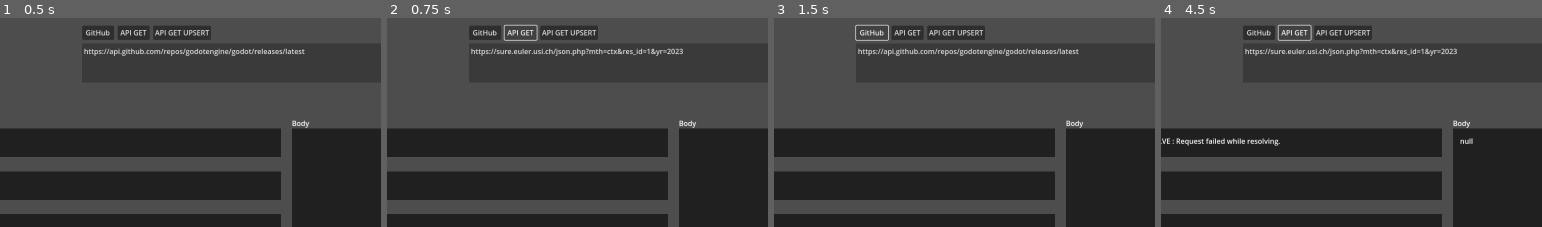
Above: before the commit, frames 1-4 (left to right).
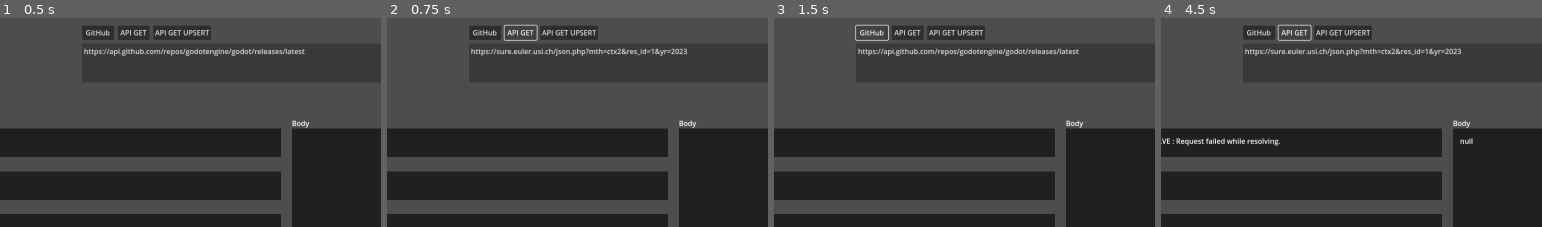
Above: after the commit, the same moments.

Repository: Dherleth/tobys-playground-422
Game: Godot game, scene res://scenes/node.tscn
Same seed, same stepped clock (60 frames per second), same inputs: the game is played once before the commit and once after it.
Inputs:
- Up to frame 1 (0.5 s): no input
- Up to frame 2 (0.75 s): click "API GET" at 0.5 s
- Up to frame 3 (1.5 s): click "GitHub" at 1.25 s
- Up to frame 4 (4.5 s): click "API GET UPSERT" at 2 s; click "Send" at 2.75 s; click "GitHub" at 3.5 s; click "API GET" at 4.25 s
The pictures show only the part of the screen within x 12-62%, y 0-50%; the shares and areas given below are measured in that part.

Frame 1 is identical in both runs. In frame 2, 0.3% of the frame differs, in the area x 60-79%, y 14-19%; in frame 3, nothing differs; in frame 4, 0.3%.

Commit message:
new context

Diff:
--- a/src/http.gd
+++ b/src/http.gd
@@ -38,7 +38,7 @@
 
 
 func _on_api_get_button_pressed():
-	request_input.text = "https://sure.euler.usi.ch/json.php?mth=ctx&res_id=1&yr=2023"
+	request_input.text = "https://sure.euler.usi.ch/json.php?mth=ctx2&res_id=1&yr=2023"
 
 
 func _on_api_get_upsert_pressed():
